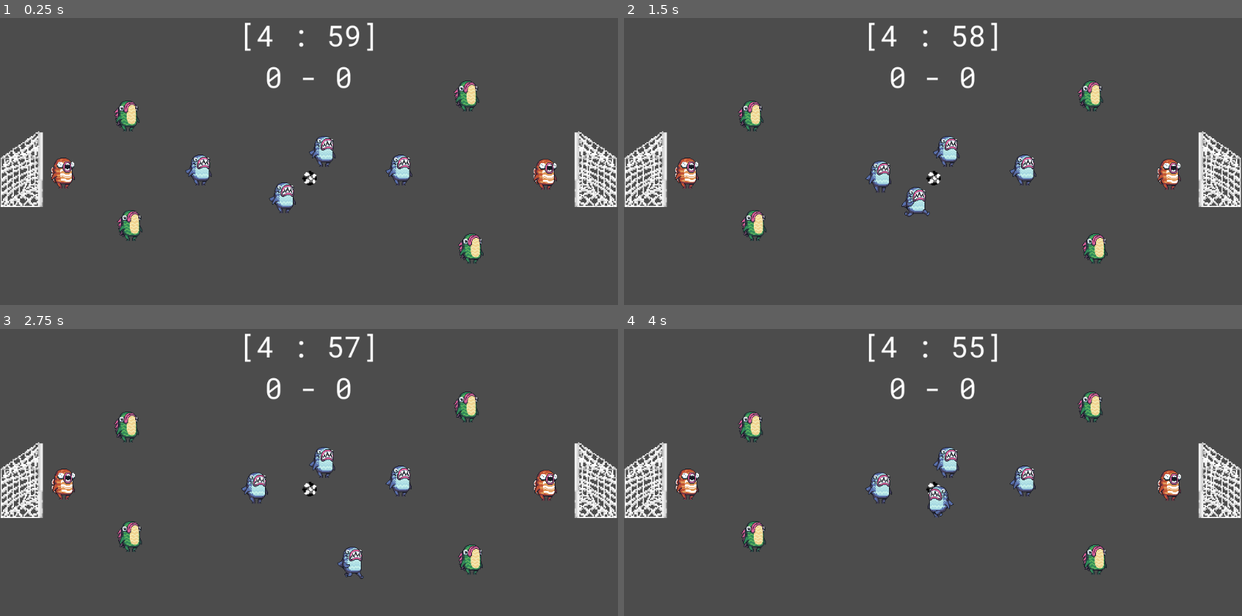
Above: before the commit, frames 1-4 (two rows, left to right).
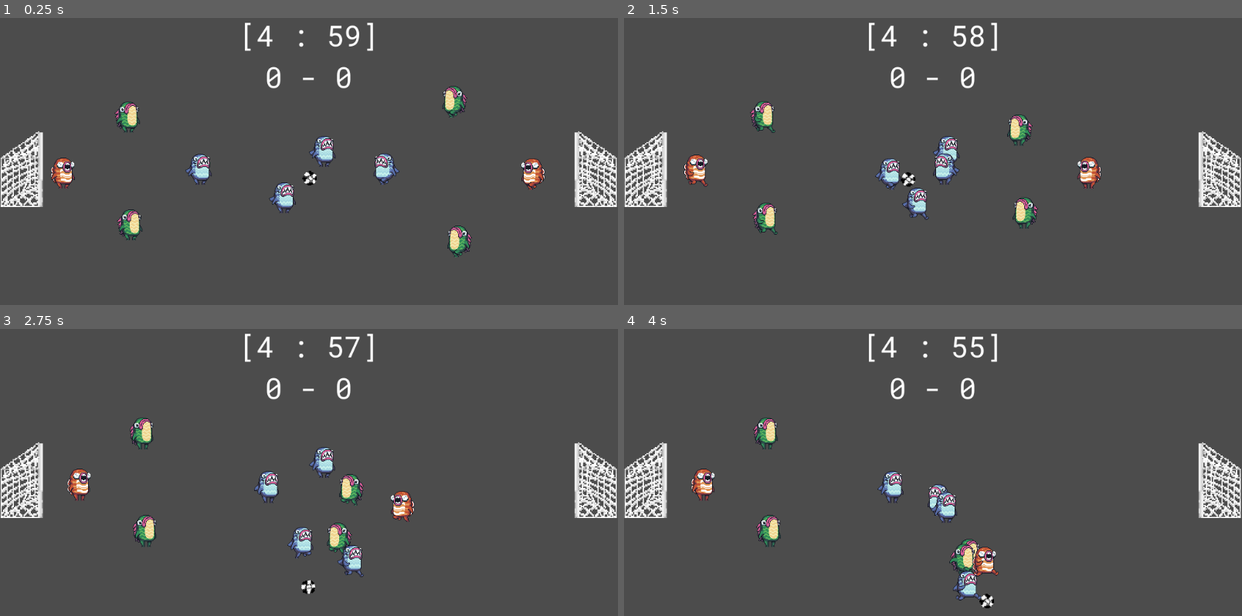
Above: after the commit, the same moments.

Repository: fishfolk/ballsy
Game: Godot game, scene res://GameScene/MainScene.tscn
Same seed, same stepped clock (60 frames per second), same inputs: the game is played once before the commit and once after it.
Inputs:
- Up to frame 1 (0.25 s): no input
- Up to frame 2 (1.5 s): hold D (player1_right) 0.53-1.28 s; tap Q (player1_change_defensive) at 0.6 s; hold S (player1_down) from 1.28 s (still down); tap E (player1_change_offensive) at 1.35 s
- Up to frame 3 (2.75 s): release S (player1_down) at 2.03 s; hold D (player1_right) from 2.03 s (still down); tap Space (player1_strike) at 2.1 s
- Up to frame 4 (4 s): release D (player1_right) at 2.78 s; hold W (player1_up) 2.78-3.53 s; tap N (player2_change_defensive) at 2.85 s; hold A (player1_left) from 3.53 s (still down); tap B (player2_change_offensive) at 3.6 s

The runs differ from the first frame. In frame 1, 2.5% of the frame differs, in the area x 18-91%, y 21-86%; in frame 2, 4.5%; in frame 3, 4.8%; in frame 4, 4.9%, in the area x 8-91%, y 21-98%.

Commit message:
adding a goal screen

Diff:
--- a/Proyect/AutoLoads/Globals.gd
+++ b/Proyect/AutoLoads/Globals.gd
@@ -2,3 +2,4 @@
 
 var game
 var score_board
+var goalAnim
--- a/Proyect/Components/Ball/Ball.gd
+++ b/Proyect/Components/Ball/Ball.gd
@@ -2,19 +2,34 @@
 class_name Ball
 
 
-export var rotation_speed:float = 0.15
+var rotation_speed:float = 0.15
 
 var last_player_touched:Node2D = null
 
 var timestamp:float
 var time_to:float
 var cd:float = 3
+var _original_pos:Vector2
+var reset:bool
+
+func reset_pos():
+	reset = true
+
+func _integrate_forces(state):
+	if reset:
+		state.transform = Transform2D(rotation, _original_pos)
+		state.linear_velocity = Vector2.ZERO
+		reset = false
+
+
 
 func set_last_player_touched(node):
 	last_player_touched = node
 
 
 func _ready():
+	_original_pos = position
+	print("Inicio: ",_original_pos)
 	timestamp = OS.get_unix_time()
 	add_Time()
 	pass
@@ -35,7 +50,7 @@
 
 	if node != last_player_touched:
 		return
-
+	print(last_player_touched)
 	linear_velocity += force
 	linear_velocity = Vector2(clamp(linear_velocity.x, -450, 450), clamp(linear_velocity.y, -450, 450))
 
--- a/Proyect/Components/Ball/Ball.tscn
+++ b/Proyect/Components/Ball/Ball.tscn
@@ -20,7 +20,6 @@
 mode = 2
 physics_material_override = SubResource( 2 )
 gravity_scale = 0.0
-can_sleep = false
 linear_damp = 3.0
 angular_damp = 100.0
 script = ExtResource( 2 )
--- a/Proyect/Components/Characters/MainCharacter.gd
+++ b/Proyect/Components/Characters/MainCharacter.gd
@@ -4,13 +4,21 @@
 
 export var team:int = 0
 export var active :bool = true
+export var bounds = {
+	"x":{ "min": 0, "max":1},
+	"y":{"min": 0, "max":0.5}
+}
 export var maximun_x:float
 export var is_controlled:bool = false
 var speed: float = 6
 var _is_walking:bool = false
 var _ball = null
+var _original_position:Vector2
+var _target_move:Vector2
 
-var _target_move:Vector2
+func reset_position():
+	_target_move = _original_position;
+
 
 func pass_ball(target:Node2D):
 	if _ball == null: return
@@ -21,6 +29,7 @@
 
 
 func _ready():
+	_original_position = position;
 	_target_move = Data.get_random_field_coord()
 	$AnimationPlayer.play("Idle")
 	speed *= 1000
@@ -37,7 +46,7 @@
 		_human_move(delta)
 		return
 	_is_walking = false
-#	_machine_move(delta)
+	_machine_move(delta)
 
 
 func _process(_delta):
@@ -58,14 +67,21 @@
 	_target_move = Globals.game.ball.position
 	pass
 
+
+func _priory_ball():
+	pass
+
+func _getbound():
+	pass
+
 func _machine_move(delta):
 	var porcent:Vector2 = Data.get_percent(_target_move)
-	if team > 0: porcent.x = porcent.x -1
-	if porcent.x > maximun_x: return
+	var maxX = (0.5 + team * 0.5)
+	if porcent.x > maxX or porcent.x < team * 0.5: return
 	var distance = position.distance_to(_target_move)
 	var dir = position.direction_to(_target_move)
 	if distance < 30 :
-		Globals.game.ball.make_pass_to_character(Globals.game.get_current_character() , self)
+		pass_ball(Globals.game.get_current_character())
 	if distance < 10 :
 		 dir = Vector2.ZERO
 	_move_to(delta, dir)
@@ -89,9 +105,9 @@
 
 
 func _move_to(delta, dir):
-	_is_walking =not (dir.x == 0 and dir.y == 0)
-	if not _is_walking:
-		return
+	_is_walking = not (dir.x == 0 and dir.y == 0)
+
+	if not _is_walking: return
 	$Sprite.flip_h = not dir.x >= 0
 
 	var horizontal_velocity:Vector2 = speed * Vector2(1,0) * dir.x * delta
--- a/Proyect/Components/Goal/Goal.gd
+++ b/Proyect/Components/Goal/Goal.gd
@@ -12,6 +12,5 @@
 
 
 func _on_Area2D_body_entered(body):
-	print(body.name)
 	if body.name != "Ball": return
 	Signals.emit_signal("add_goal", teamowner)
--- /dev/null
+++ b/Proyect/Components/UI/GooalUI/GooalUI.gd
@@ -0,0 +1,12 @@
+extends Control
+
+class_name GoalUI
+
+
+func play():
+	$AnimationPlayer.play("GoalUIAnim")
+
+
+func _ready():
+	Globals.goalAnim = self
+	pass
--- /dev/null
+++ b/Proyect/Components/UI/GooalUI/GooalUI.tscn
@@ -0,0 +1,113 @@
+[gd_scene load_steps=7 format=2]
+
+[ext_resource path="res://Fonts/Roboto Slab/RobotoMono-VariableFont_wght.ttf" type="DynamicFontData" id=1]
+[ext_resource path="res://Components/UI/GooalUI/GooalUI.gd" type="Script" id=2]
+
+[sub_resource type="StyleBoxFlat" id=1]
+bg_color = Color( 0.12549, 0.12549, 0.137255, 1 )
+
+[sub_resource type="DynamicFont" id=2]
+size = 48
+font_data = ExtResource( 1 )
+
+[sub_resource type="Animation" id=3]
+resource_name = "GoalUIAnim"
+length = 5.0
+tracks/0/type = "value"
+tracks/0/path = NodePath("Panel:anchor_top")
+tracks/0/interp = 1
+tracks/0/loop_wrap = true
+tracks/0/imported = false
+tracks/0/enabled = true
+tracks/0/keys = {
+"times": PoolRealArray( 0, 1, 4, 5 ),
+"transitions": PoolRealArray( 1, 1, 1, 1 ),
+"update": 0,
+"values": [ 0.5, 0.2, 0.2, 0.5 ]
+}
+tracks/1/type = "value"
+tracks/1/path = NodePath("Panel:anchor_bottom")
+tracks/1/interp = 1
+tracks/1/loop_wrap = true
+tracks/1/imported = false
+tracks/1/enabled = true
+tracks/1/keys = {
+"times": PoolRealArray( 0, 1, 4, 5 ),
+"transitions": PoolRealArray( 1, 1, 1, 1 ),
+"update": 0,
+"values": [ 0.5, 0.8, 0.8, 0.5 ]
+}
+tracks/2/type = "value"
+tracks/2/path = NodePath("Panel/Label:percent_visible")
+tracks/2/interp = 1
+tracks/2/loop_wrap = true
+tracks/2/imported = false
+tracks/2/enabled = true
+tracks/2/keys = {
+"times": PoolRealArray( 0, 1, 2, 3, 4 ),
+"transitions": PoolRealArray( 1, 1, 1, 1, 1 ),
+"update": 0,
+"values": [ 0.0, 0.0, 1.0, 1.0, 0.0 ]
+}
+
+[sub_resource type="Animation" id=4]
+length = 0.001
+tracks/0/type = "value"
+tracks/0/path = NodePath("Panel:anchor_top")
+tracks/0/interp = 1
+tracks/0/loop_wrap = true
+tracks/0/imported = false
+tracks/0/enabled = true
+tracks/0/keys = {
+"times": PoolRealArray( 0 ),
+"transitions": PoolRealArray( 1 ),
+"update": 0,
+"values": [ 0.5 ]
+}
+tracks/1/type = "bezier"
+tracks/1/path = NodePath("Panel:anchor_bottom")
+tracks/1/interp = 1
+tracks/1/loop_wrap = true
+tracks/1/imported = false
+tracks/1/enabled = true
+tracks/1/keys = {
+"points": PoolRealArray( 0.5, -0.25, 0, 0.25, 0 ),
+"times": PoolRealArray( 0 )
+}
+tracks/2/type = "value"
+tracks/2/path = NodePath("Panel/Label:percent_visible")
+tracks/2/interp = 1
+tracks/2/loop_wrap = true
+tracks/2/imported = false
+tracks/2/enabled = true
+tracks/2/keys = {
+"times": PoolRealArray( 0 ),
+"transitions": PoolRealArray( 1 ),
+"update": 0,
+"values": [ 0.0 ]
+}
+
+[node name="GooalUI" type="Control"]
+anchor_right = 1.0
+anchor_bottom = 1.0
+script = ExtResource( 2 )
+
+[node name="Panel" type="Panel" parent="."]
+anchor_top = 0.5
+anchor_right = 1.0
+anchor_bottom = 0.5
+custom_styles/panel = SubResource( 1 )
+
+[node name="Label" type="Label" parent="Panel"]
+anchor_right = 1.0
+anchor_bottom = 1.0
+custom_colors/font_color = Color( 1, 0.811765, 0.243137, 1 )
+custom_fonts/font = SubResource( 2 )
+text = "GOOOOALLL"
+align = 1
+valign = 1
+percent_visible = 0.0
+
+[node name="AnimationPlayer" type="AnimationPlayer" parent="."]
+anims/GoalUIAnim = SubResource( 3 )
+anims/RESET = SubResource( 4 )
--- a/Proyect/GameScene/Game.gd
+++ b/Proyect/GameScene/Game.gd
@@ -5,16 +5,27 @@
 var players = []
 var ball
 var teams = []
+var score:Vector2 = Vector2(0,0)
 
-var score:Vector2 = Vector2(0,0)
+func get_score(): return score
 
 func on_add_goal(team):
 	if(team < 1):
 		score.x += 1
 	else: score.y += 1
 	Globals.score_board.display_score(score)
+	Globals.goalAnim.play()
+	teams[0].current_npc.is_controlled = false
+	teams[1].current_npc.is_controlled = false
+	for npc in teams[0].npcs:
+		npc.reset_position()
+	for npc in teams[1].npcs:
+		npc.reset_position()
+	yield(get_tree().create_timer(5),"timeout")
+	teams[0].current_npc.is_controlled = true
+	teams[1].current_npc.is_controlled = true
+	ball.reset_pos()
 
-var current_player:int
 
 func get_current_character(team:int = 0): return teams[team].current_npc
 
--- a/Proyect/GameScene/MainScene.tscn
+++ b/Proyect/GameScene/MainScene.tscn
@@ -1,7 +1,8 @@
-[gd_scene load_steps=3 format=2]
+[gd_scene load_steps=4 format=2]
 
 [ext_resource path="res://Components/UI/Score Board/ScoreBoard.tscn" type="PackedScene" id=1]
 [ext_resource path="res://GameScene/Game.tscn" type="PackedScene" id=2]
+[ext_resource path="res://Components/UI/GooalUI/GooalUI.tscn" type="PackedScene" id=3]
 
 [node name="MainScene" type="Control"]
 anchor_right = 1.0
@@ -10,3 +11,5 @@
 [node name="ScoreBoard" parent="." instance=ExtResource( 1 )]
 
 [node name="Game" parent="." instance=ExtResource( 2 )]
+
+[node name="GooalUI" parent="." instance=ExtResource( 3 )]
--- a/Proyect/project.godot
+++ b/Proyect/project.godot
@@ -24,6 +24,11 @@
 "language": "GDScript",
 "path": "res://Components/Goal/Goal.gd"
 }, {
+"base": "Control",
+"class": "GoalUI",
+"language": "GDScript",
+"path": "res://Components/UI/GooalUI/GooalUI.gd"
+}, {
 "base": "KinematicBody2D",
 "class": "MainCharacter",
 "language": "GDScript",
@@ -38,6 +43,7 @@
 "Ball": "",
 "Game": "",
 "Goal": "",
+"GoalUI": "",
 "MainCharacter": "",
 "ScoreBoard": ""
 }
Not shown, changed: changelog.md
